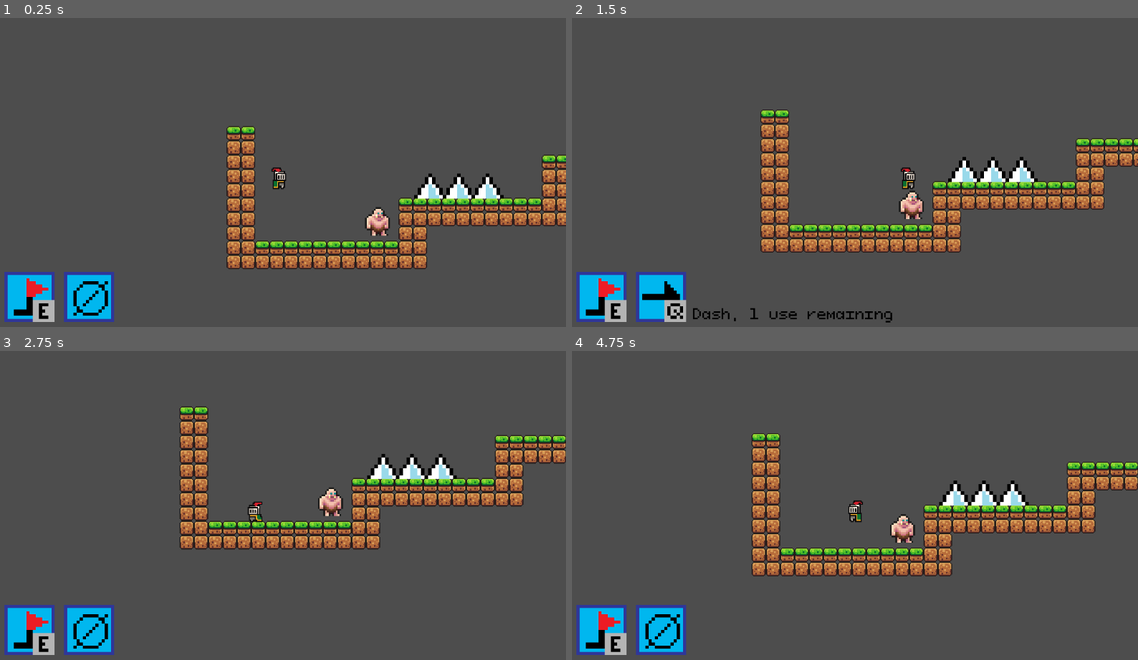
Above: before the commit, frames 1-4 (two rows, left to right).
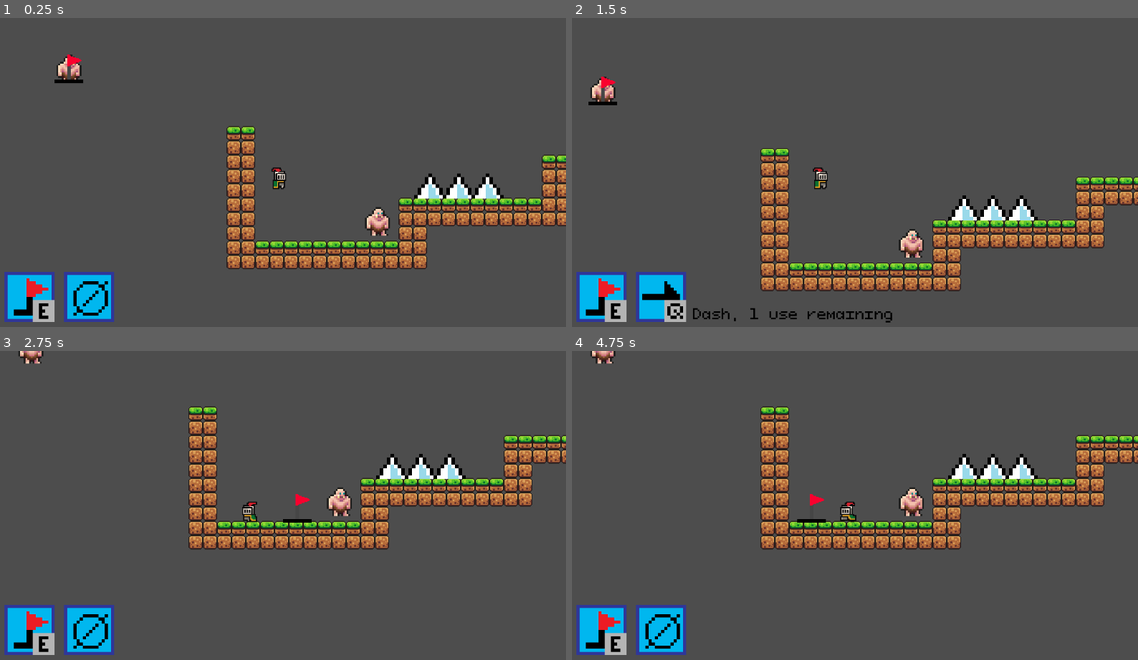
Above: after the commit, the same moments.

Repository: jasjakub1/Harvester
Game: Godot game, scene res://Scenes/node_2d.tscn
Two runs of this game, one before a commit and one after it. Both use one fixed random seed, a clock stepped at 60 frames per second and the inputs below.
Inputs:
- Up to frame 1 (0.25 s): no input
- Up to frame 2 (1.5 s): hold Right (right) from 0.53 s (still down); tap Q (ability) at 0.6 s; tap Space (jump) at 0.77 s; tap E (checkpoint) at 0.8, 1.35 s
- Up to frame 3 (2.75 s): tap Space (jump) at 1.52 s; tap Q (ability) at 1.55, 2.1 s; release Right (right) at 2.03 s; hold Left (left) from 2.03 s (still down); tap E (checkpoint) at 2.3 s
- Up to frame 4 (4.75 s): release Left (left) at 2.78 s; hold Right (right) 2.78-4.28 s; tap E (checkpoint) at 2.85, 3.8, 4.35 s; tap Space (jump) at 3.02, 3.77, 4.52 s; tap Q (ability) at 3.05, 3.6, 4.55 s; hold Left (left) from 4.28 s (still down)

The runs differ from the first frame. In frame 1, 0.3% of the frame differs, in the area x 9-15%, y 11-22%; in frame 2, 17%, in the area x 2-100%, y 18-89%; in frame 3, 9.2%; in frame 4, 16%.

Commit message:
checkpoint flag

Diff:
--- a/harvester/Code/playercontroller.gd
+++ b/harvester/Code/playercontroller.gd
@@ -92,7 +92,8 @@
 		maxspeed = 250
 		jump_height = 600
 
-	if Input.is_action_just_pressed("checkpoint"):
+	if Input.is_action_just_pressed("checkpoint") and is_on_floor():
+		$"../CheckpointFlag".position = position
 		checkpoint = position
 
 	var direction = Input.get_axis("left", "right")
--- a/harvester/Scenes/node_2d.tscn
+++ b/harvester/Scenes/node_2d.tscn
@@ -11,6 +11,7 @@
 [ext_resource type="PackedScene" uid="uid://dkrdwkh0gqanl" path="res://prefabs/enemy.tscn" id="9_2ooml"]
 [ext_resource type="Script" uid="uid://b68t74b8i43av" path="res://Code/gameManager.gd" id="9_hpu6p"]
 [ext_resource type="PackedScene" uid="uid://bn8fq8qhcmnu3" path="res://prefabs/spikes.tscn" id="10_op2xg"]
+[ext_resource type="Texture2D" uid="uid://mji4ud0uegpm" path="res://Assets/pixil-frame-0 (2).png" id="12_p20hg"]
 
 [sub_resource type="TileSetAtlasSource" id="TileSetAtlasSource_epypp"]
 texture = ExtResource("1_hvaui")
@@ -580,3 +581,11 @@
 
 [node name="enemy" parent="." unique_id=2088609816 instance=ExtResource("9_2ooml")]
 position = Vector2(689, 341)
+
+[node name="enemy2" parent="." unique_id=627473793 instance=ExtResource("9_2ooml")]
+metadata/ability_provided = "teleport"
+
+[node name="CheckpointFlag" type="Sprite2D" parent="." unique_id=1643467537]
+texture_filter = 1
+scale = Vector2(2, 2)
+texture = ExtResource("12_p20hg")
Binary file added: harvester/Assets/pixil-frame-0 (2).png
Not shown, added: harvester/Assets/pixil-frame-0 (2).png.import
